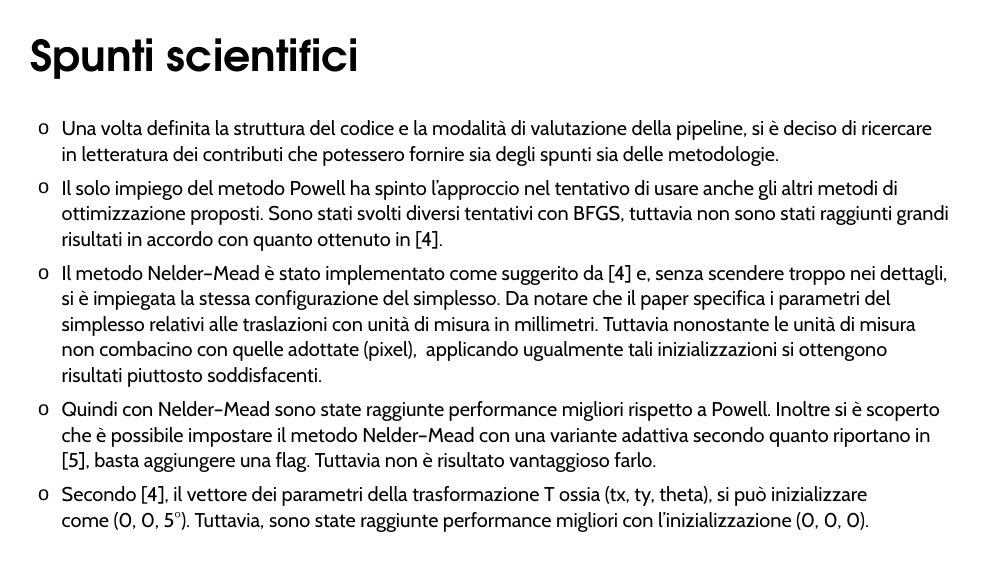
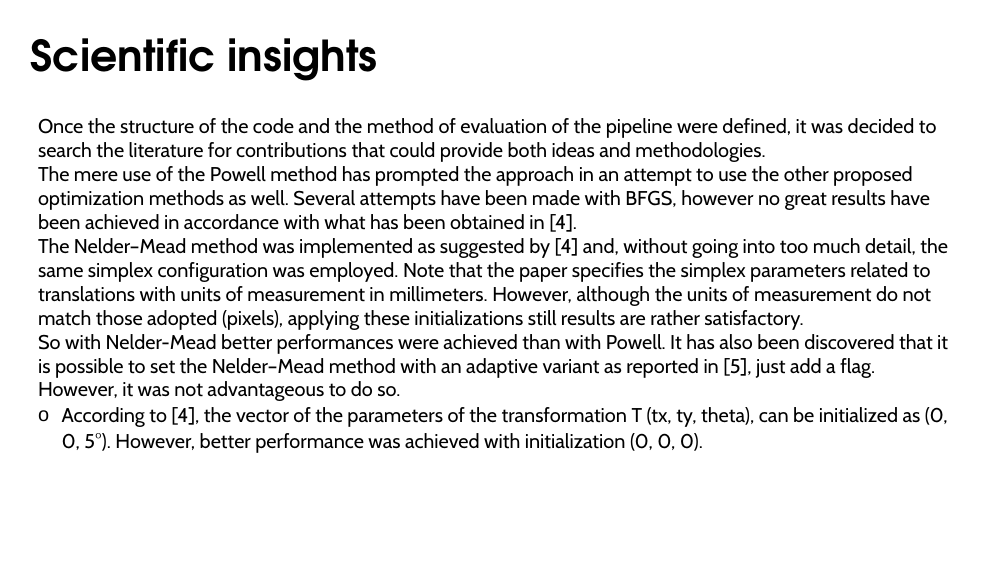
Before and after one commit to Gabro29/vision-course, a slide deck: slide 6 of First Assignment/Assignment_1.pptx. Drawn at 1008x567 pixels with LibreOffice and Linux fonts; fonts in the diff are those of the drawing. Boxes give left, top, right and bottom in pixels: in the first picture for what was removed or moved away, otherwise in the second. Text is boxed around its words. In the diff, an @@ line names an element or a change of style, - is before the commit and + after.

```diff
--- a/First Assignment/Assignment_1.pptx
+++ b/First Assignment/Assignment_1.pptx
@@ text at (x1=31, y1=38, x2=378, y2=81): text changed @@
-Spunti scientifici
+Scientific insights
@@ text at (x1=38, y1=118, x2=948, y2=453): text changed @@
-o Una volta definita la struttura del codice e la modalità di valutazione della pipeline, si è deciso di ricercare in letteratura dei contributi che potessero fornire sia degli spunti sia delle metodologie.
-o Il solo impiego del metodo Powell ha spinto l’approccio nel tentativo di usare anche gli altri metodi di ottimizzazione proposti. Sono stati svolti diversi tentativi con BFGS, tuttavia non sono stati raggiunti grandi risultati in accordo con quanto ottenuto in [4].
-o Il metodo Nelder–Mead è stato implementato come suggerito da [4] e, senza scendere troppo nei dettagli, si è impiegata la stessa configurazione del simplesso. Da notare che il paper specifica i parametri del simplesso relativi alle traslazioni con unità di misura in millimetri. Tuttavia nonostante le unità di misura non combacino con quelle adottate (pixel), applicando ugualmente tali inizializzazioni si ottengono risultati piuttosto soddisfacenti.
-o Quindi con Nelder–Mead sono state raggiunte performance migliori rispetto a Powell. Inoltre si è scoperto che è possibile impostare il metodo Nelder–Mead con una variante adattiva secondo quanto riportano in [5], basta aggiungere una flag. Tuttavia non è risultato vantaggioso farlo.
-o Secondo [4], il vettore dei parametri della trasformazione T ossia (tx, ty, theta), si può inizializzare
-  come (0, 0, 5°). Tuttavia, sono state raggiunte performance migliori con l’inizializzazione (0, 0, 0).
+o Once the structure of the code and the method of evaluation of the pipeline were defined, it was decided to search the literature for contributions that could provide both ideas and methodologies.
+  The mere use of the Powell method has prompted the approach in an attempt to use the other proposed optimization methods as well. Several attempts have been made with BFGS, however no great results have been achieved in accordance with what has been obtained in [4].
+  The Nelder–Mead method was implemented as suggested by [4] and, without going into too much detail, the same simplex configuration was employed. Note that the paper specifies the simplex parameters related to translations with units of measurement in millimeters. However, although the units of measurement do not match those adopted (pixels), applying these initializations still results are rather satisfactory.
+  So with Nelder-Mead better performances were achieved than with Powell. It has also been discovered that it is possible to set the Nelder–Mead method with an adaptive variant as reported in [5], just add a flag. However, it was not advantageous to do so.
+  According to [4], the vector of the parameters of the transformation T (tx, ty, theta), can be initialized as (0, 0, 5°). However, better performance was achieved with initialization (0, 0, 0).
```
Also in this commit, not shown: 9 other slides changed, 1 slide added, 1 slide removed, 1 other file.
